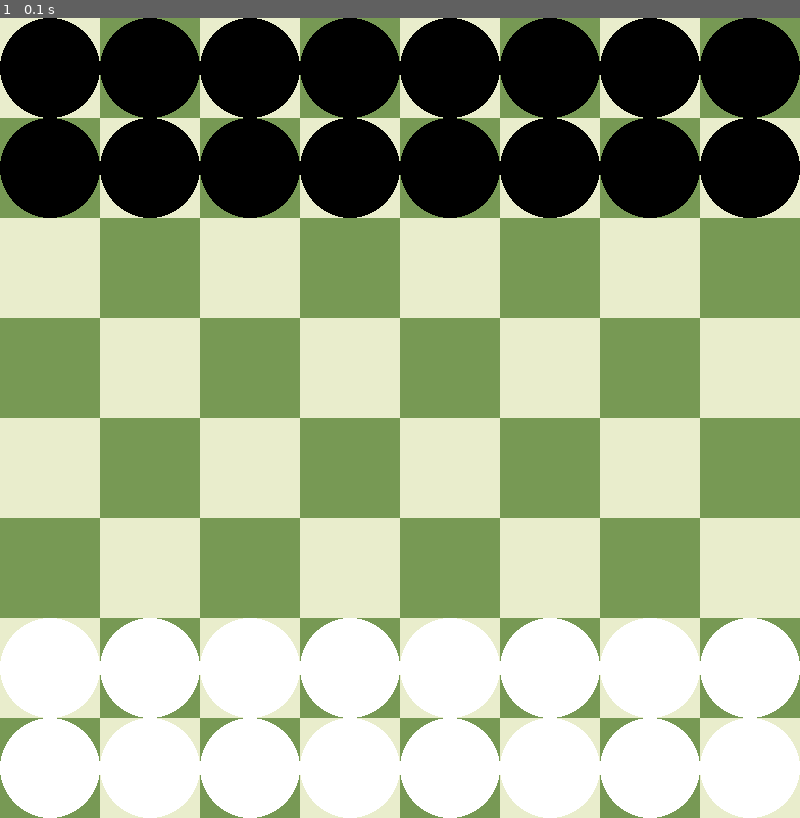
Above: before the commit, frame 1.
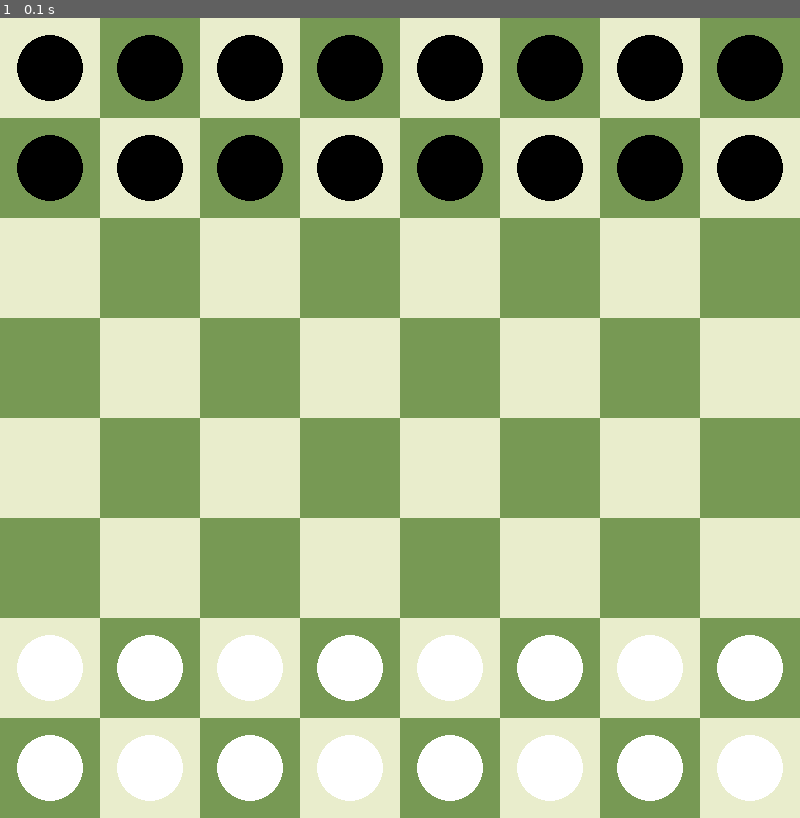
Above: after the commit, the same moment.

Repository: caleb-james-smith/PyGameChess
Game: pygame game, started from play.py
Two runs of this game, one before a commit and one after it. Both use one fixed random seed, a clock stepped at 60 frames per second and the inputs below.
Inputs:
- Up to frame 1 (0.1 s): no input

The runs differ from the first frame. In frame 1, 22% of the frame differs, in the area x 0-100%, y 0-100%.

Commit message:
Resize pieces. Prepare for different colors.

Diff:
--- a/play.py
+++ b/play.py
@@ -58,7 +58,7 @@
             x_position = (x + 0.5) * square_side
             y_position = (y + 0.5) * square_side
             # FIXME: size should be smaller than square side
-            size = square_side / 2
+            size = square_side / 3
             # Draw piece
             draw_piece(my_game, my_screen, color, x_position, y_position, size)
 
@@ -70,10 +70,14 @@
     # Define colors
     PURE_WHITE  = (255, 255, 255)
     PURE_BLACK  = (0, 0, 0)
-    #LIGHT_COLOR = PURE_WHITE
-    #DARK_COLOR  = PURE_BLACK
-    LIGHT_COLOR = (233, 237, 204)
-    DARK_COLOR  = (119, 153, 84)
+    #BOARD_LIGHT_COLOR = PURE_WHITE
+    #BOARD_DARK_COLOR  = PURE_BLACK
+    BOARD_LIGHT_COLOR = (233, 237, 204)
+    BOARD_DARK_COLOR  = (119, 153, 84)
+    PIECE_LIGHT_COLOR = PURE_WHITE
+    PIECE_DARK_COLOR  = PURE_BLACK
+    #PIECE_LIGHT_COLOR = (233, 237, 204)
+    #PIECE_DARK_COLOR  = (119, 153, 84)
 
     # Set up the drawing window (screen)
     SCREEN_WIDTH        = 800
@@ -96,10 +100,10 @@
         screen.fill(PURE_WHITE)
 
         # Draw the board
-        draw_board(pygame, screen, LIGHT_COLOR, DARK_COLOR, SQUARES_PER_SIDE, SQUARE_SIDE)
+        draw_board(pygame, screen, BOARD_LIGHT_COLOR, BOARD_DARK_COLOR, SQUARES_PER_SIDE, SQUARE_SIDE)
 
         # Draw the pieces
-        draw_pieces(pygame, screen, PURE_WHITE, PURE_BLACK, SQUARES_PER_SIDE, SQUARE_SIDE)
+        draw_pieces(pygame, screen, PIECE_LIGHT_COLOR, PIECE_DARK_COLOR, SQUARES_PER_SIDE, SQUARE_SIDE)
 
         # Flip the display
         pygame.display.flip()
